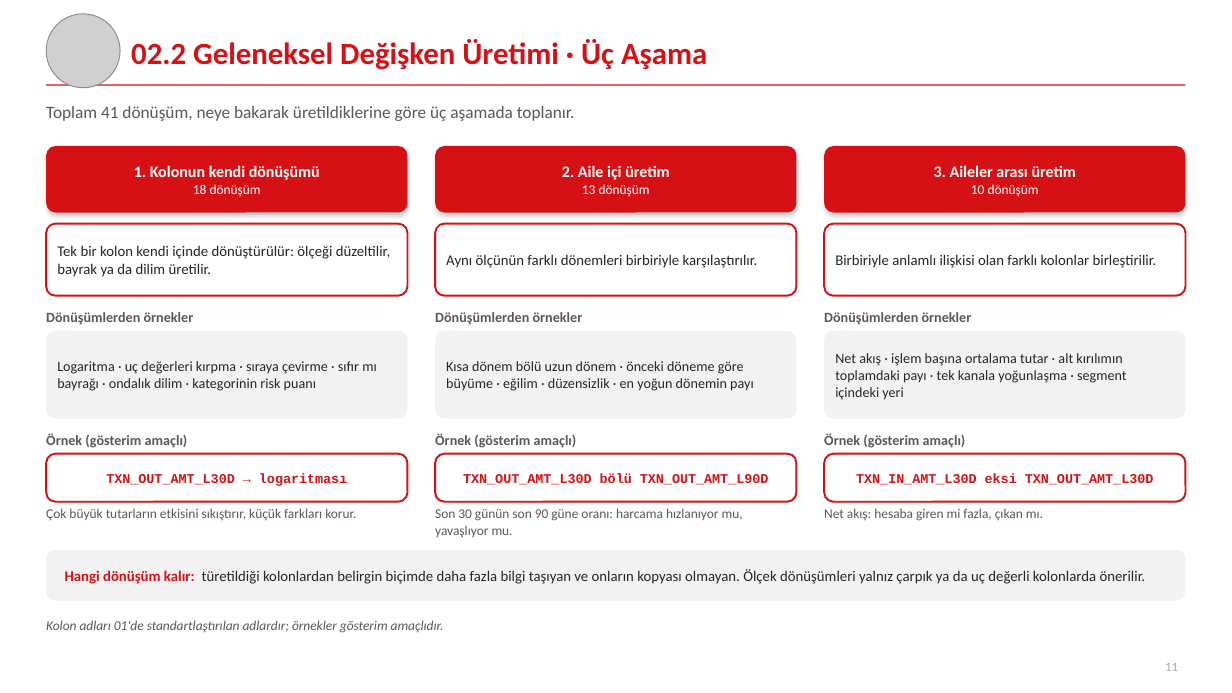
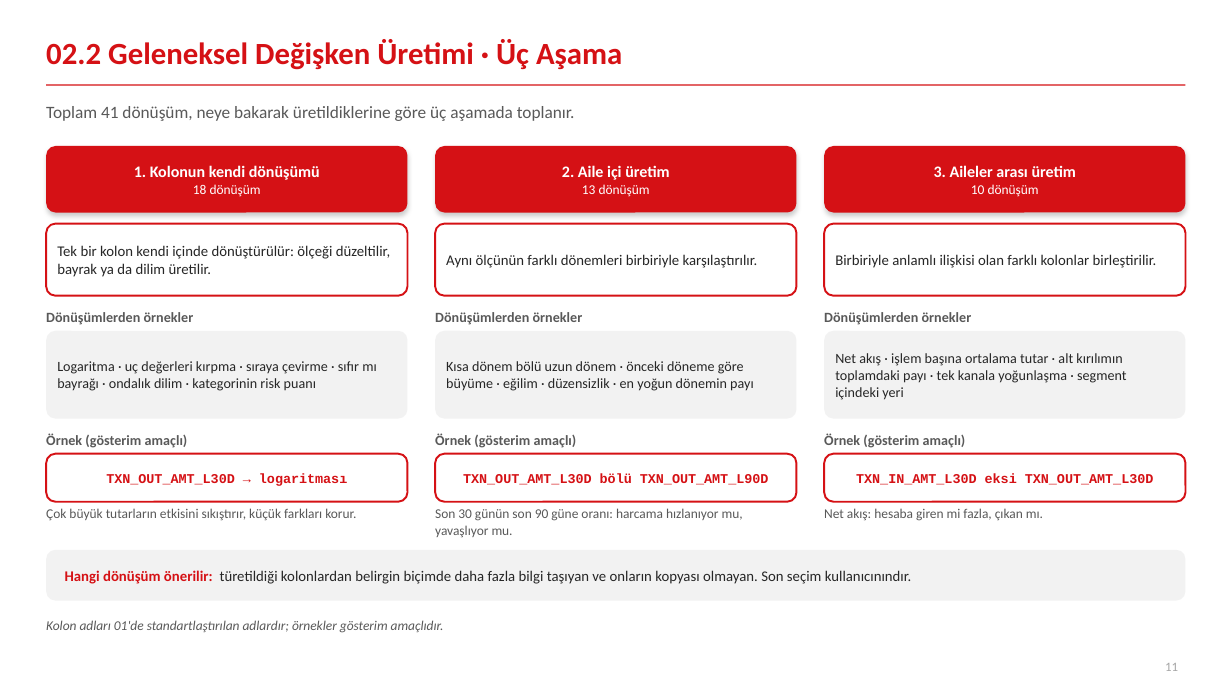
Before and after one commit to canmergen/amp, a slide deck: slide 11 of analitik_modelleme_platformu_GUNCEL/sunum/Akilli_Modelleme_Platformu_Sunum.pptx. Drawn at 1232x693 pixels with LibreOffice and Linux fonts; fonts in the diff are those of the drawing; grey boxes stand for pictures. Boxes give left, top, right and bottom in pixels: in the first picture for what was removed or moved away, otherwise in the second. Text is boxed around its words. In the diff, an @@ line names an element or a change of style, - is before the commit and + after.

```diff
--- a/analitik_modelleme_platformu_GUNCEL/sunum/Akilli_Modelleme_Platformu_Sunum.pptx
+++ b/analitik_modelleme_platformu_GUNCEL/sunum/Akilli_Modelleme_Platformu_Sunum.pptx
@@ title "02.2 Geleneksel Değişken Üretimi · ...": place and size @@
-title "02.2 Geleneksel Değişken Üretimi · ..." at box(131, 39, 707, 70)
+title "02.2 Geleneksel Değişken Üretimi · ..." at box(46, 39, 622, 70)
@@ picture removed at box(46, 14, 120, 88) @@
@@ text at box(65, 570, 911, 584): text changed @@
-Hangi dönüşüm kalır: türetildiği kolonlardan belirgin biçimde daha fazla bilgi taşıyan ve onların kopyası olmayan. Ölçek dönüşümleri yalnız çarpık ya da uç değerli kolonlarda önerilir.
+Hangi dönüşüm önerilir: türetildiği kolonlardan belirgin biçimde daha fazla bilgi taşıyan ve onların kopyası olmayan. Son seçim kullanıcınındır.
```
Also in this commit, not shown: 13 other slides changed, 1 other file.
